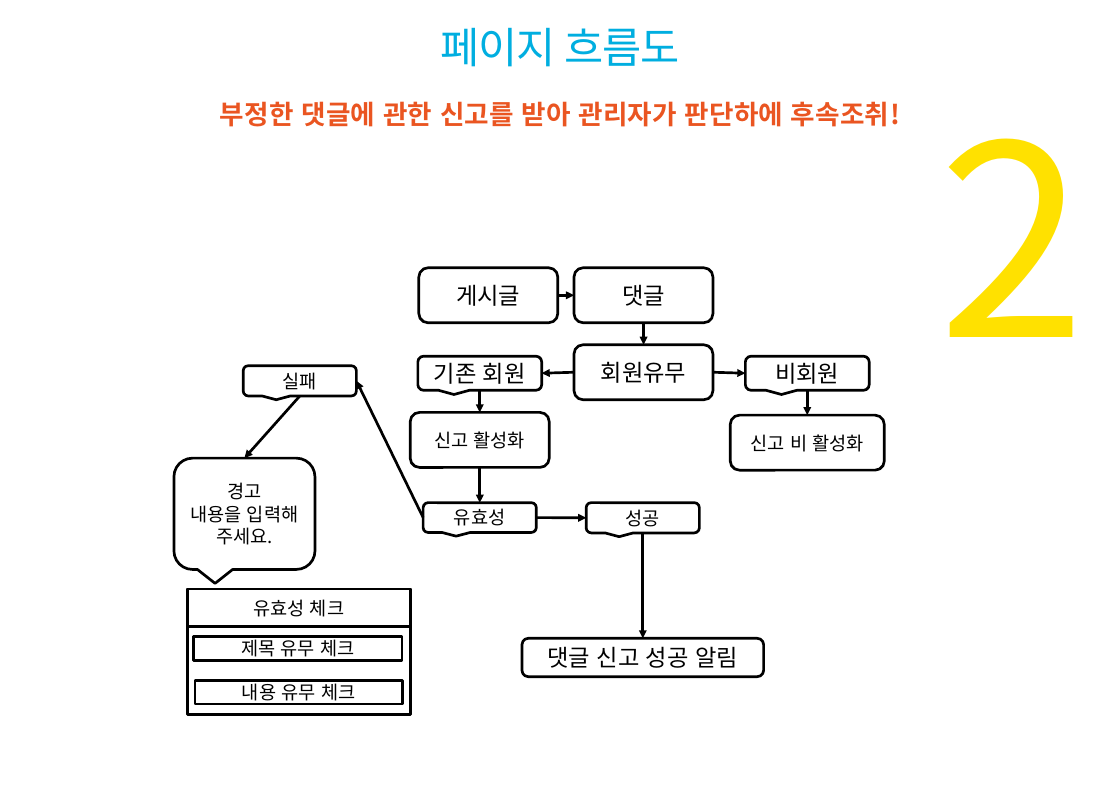
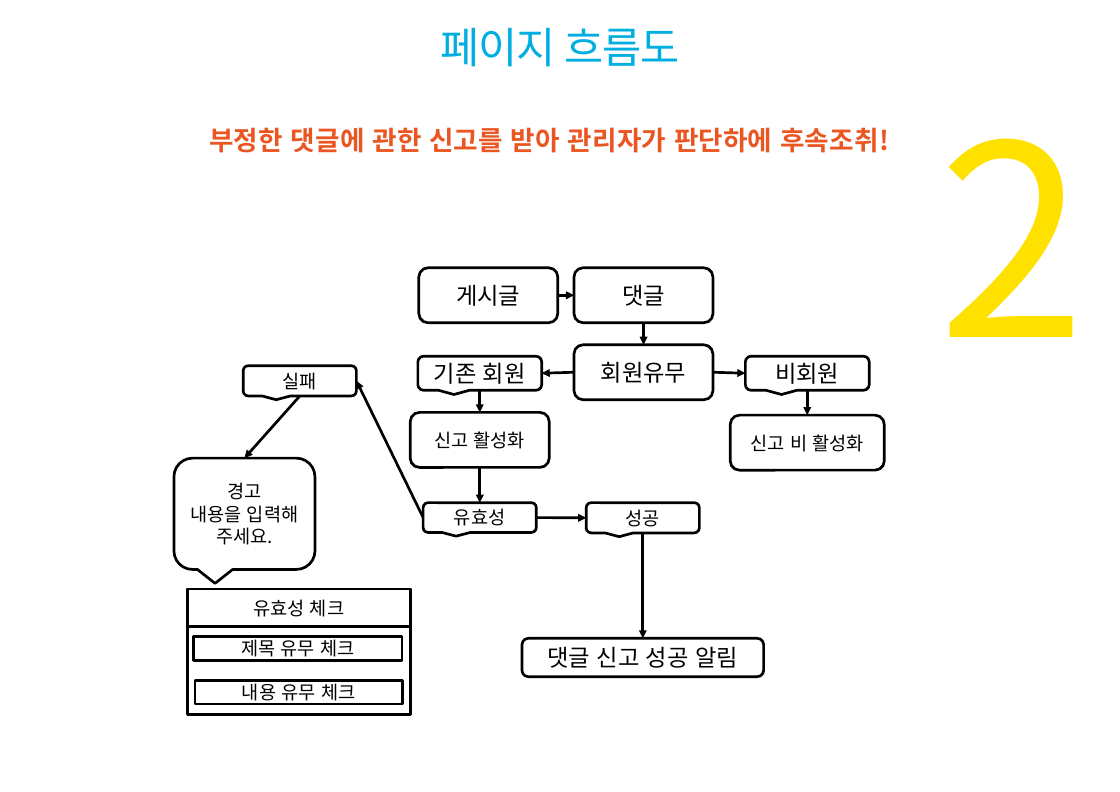
Before and after one commit to luke9349/LTNS_jsp_re, a slide deck: slide 26 of DOC/LTNS_jsp_최종.pptx. Drawn at 1120x792 pixels with LibreOffice and Linux fonts; fonts in the diff are those of the drawing; background and template pictures are left out. Boxes give left, top, right and bottom in pixels: in the first picture for what was removed or moved away, otherwise in the second. Text is boxed around its words. In the diff, an @@ line names an element or a change of style, - is before the commit and + after.

```diff
--- a/DOC/LTNS_jsp_최종.pptx
+++ b/DOC/LTNS_jsp_최종.pptx
@@ text "부정한 댓글에 관한 신고를 받아 ...": place and size @@
-text "부정한 댓글에 관한 신고를 받아 ..." at <box>220,101,900,127</box>
+text "부정한 댓글에 관한 신고를 받아 ..." at <box>209,127,889,153</box>
```
Also in this commit, not shown: 8 other slides changed, 1 other file.
